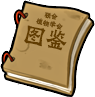
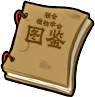
Comparing the layer stacks of the two 95px x 97px images. Changes:
renamed "GraveBustedStoneLishuSc.ttf｜默认" to "项目字体｜图鉴", painted on it over [24, 25, 67, 51]
